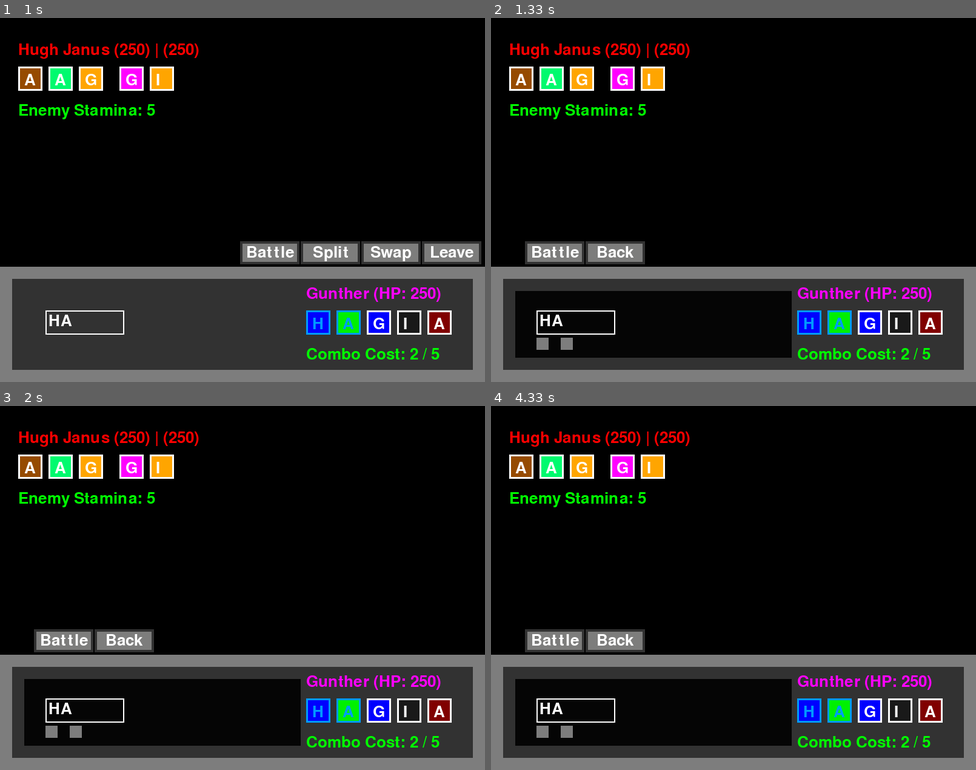
Above: before the commit, frames 1-4 (two rows, left to right).
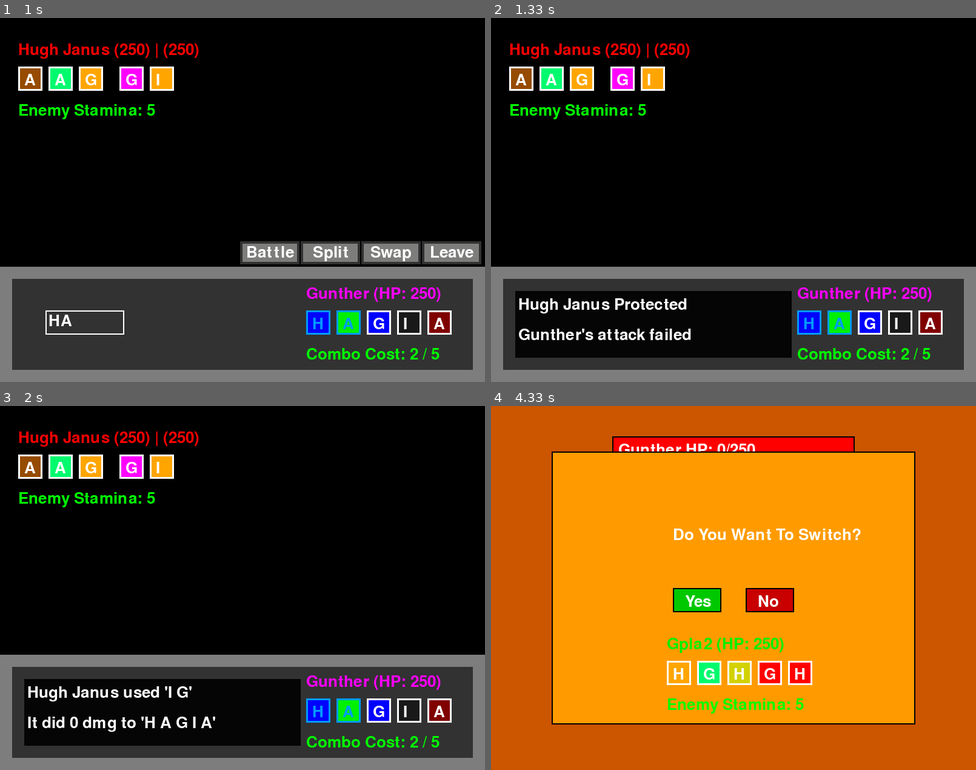
Above: after the commit, the same moments.

Repository: LWhite200/pygames
Game: pygame game, started from WordBound/WordBound.py
Same seed, same stepped clock (60 frames per second), same inputs: the game is played once before the commit and once after it.
Inputs (mouse positions are in pixels of both pictures, inside the frame that each line leads up to):
- Up to frame 1 (1 s): click "H" at 0.38 s; click "A" at 0.72 s
- Up to frame 2 (1.33 s): click "Battle" at 1.05 s
- Up to frame 3 (2 s): click "H" at 1.38 s; click (252, 464) at 1.72 s
- Up to frame 4 (4.33 s): click "H" at 2.05 s; click "G" at 2.38 s; click "Battle" at 2.72 s; click (859, 555) at 3.05 s; click (883, 580) at 3.38 s; click (835, 522) at 3.72 s; click (840, 500) at 4.05 s

Frame 1 is identical in both runs. In frame 2, 2.9% of the frame differs, in the area x 5-42%, y 61-92%; in frame 3, 2.9%; in frame 4, 98%, in the area x 0-100%, y 0-100%.

Commit message:
Add files via upload

Diff:
--- a/WordBound/WordBound.py
+++ b/WordBound/WordBound.py
@@ -195,34 +195,54 @@
     return chosen_letters
 
 
-
-
-
-
+# The power is the sum of all attacks
+# if the use of 'G', defense is doubled
+# stat changing moves are 1/3 effective if not out front
+
+# first attack = 1.5 stronger if opponent weakness
+# first stat = perminent
 # word = word Attacking
 def calculate_damage(attacking, receiving):
     global curDialog
 
-    aboveOrBelow = sum(letter.power for letter in attacking.lets)
+    aboveOrBelow = sum(letter.power for letter in attacking.lets) # for display
     base_damage = 0 # sum(letter.power for letter in word)
 
-    for letter in attacking.lets:
-        curType = letter.battleType
-        curDmg = letter.power
+    #---------------------------------------------------------------------------------
+    for i, letter in enumerate(attacking.lets):
+        letterType = letter.battleType
+        letterDmg = letter.power
         oppType = receiving.battleType
-
-        # Checks each type and adds or subracts accordingly
-        if curType in weaknesses[oppType]:
-            base_damage += curDmg + 10
-        elif curType in resistances[oppType]:
-            base_damage += (curDmg // 2)
-        else:
-            base_damage += curDmg
-
-    if base_damage > aboveOrBelow:
+        letterStat = letter.statChange.split(",")
+
+        # Calculate Damage
+        if letterDmg > 0:
+            if letterType in weaknesses[oppType]:
+                base_damage += letterDmg + 10
+            elif letterType in resistances[oppType]:
+                base_damage += (letterDmg // 2)
+            else:
+                base_damage += letterDmg
+
+        # Calculate Changes to enemy stats
+        # Determine stat change target
+        for target, role in [(receiving, "opp"), (attacking, "user")]:
+            if letterStat and len(letterStat) > 2 and letterStat[2] == role:
+                stat = letterStat[0]
+
+                if role == "user" and stat == "Defense":
+                    continue  # Skip if self-targeting and stat is Defense
+
+                stat = ("stat" if i == 0 else "temp") + stat
+                print(f"{target.name}'s {stat} decreased")
+
+                if hasattr(target, stat):  # Ensure target has the stat attribute
+                    setattr(target, stat, getattr(target, stat) - 10)
+
+    if base_damage > aboveOrBelow and base_damage > 0:
         curDialog.append("Super Effective!!!")
         curDialog.append(f"")
-    elif base_damage < aboveOrBelow:
+    elif base_damage < aboveOrBelow and base_damage > 0:
         curDialog.append("Not That Effective")
         curDialog.append(f"")
 
@@ -232,32 +252,28 @@
 
 
 
-def doCurTurn(person, target, isTargPlayer, SecondTarg):
+def curMove(person, target, isTargPlayer, SecondTarg):
     global player1, player2, enemy, enemy2, curDialog, playerTeam, enemyTeam
 
     targTeam = playerTeam if isTargPlayer else enemyTeam
 
-    # If the current side is either null or knocked out
     if person.curHP <= 0 or target.curHP <= 0:
         return
 
     dmg = calculate_damage(person, target)
 
-    # Determine which HP to update (left or right)
     peekHP = 0
-
-    target.take_damage(dmg)  # Apply damage to the left side
+    target.take_damage(dmg)
     peekHP = target.curHP
-
     targTeam[0].curHP -= dmg
     if targTeam[0].curHP < 0:
         targTeam[0].curHP = 0
 
-    # Update dialog based on the result
     curDialog.append(f"{person.name} used '{' '.join([letter.char for letter in person.lets])}'")
     curDialog.append(f"It did {dmg} dmg to '{' '.join([letter.char for letter in target.letters])}'")
 
 
+    # remove target if they died
     if peekHP < 1:
         if target:
             curDialog.append(f"{target.name}'s fainted!")
@@ -265,20 +281,15 @@
 
         if isTargPlayer:
             if SecondTarg:
-                print("is, second")
-                player2 = None  # Remove player2
+                player2 = None
             else:
-                print("is, first")
-                player1 = copy.deepcopy(player2)  # Move player2 to player1's position
+                player1 = copy.deepcopy(player2)
                 player2 = None
-
         else:
             if SecondTarg:
-                print("not, second")
-                enemy2 = None  # Remove enemy2
+                enemy2 = None
             else:
-                print("not, first")
-                enemy = copy.deepcopy(enemy2)  # Move enemy2 to enemy's position
+                enemy = copy.deepcopy(enemy2)
                 enemy2 = None
 
     # Reset things
@@ -286,6 +297,65 @@
     person.lets = []
 
 
+def statChangingLetters(letterName):
+    return letterName not in ('A', 'B', 'C', 'D')
+
+def checkBeforeTurnStatChanges(person):
+    for i, letter in enumerate(person.lets):
+        if statChangingLetters(letter.char):
+            letterStat = letter.statChange.split(",")
+            if letterStat[0] == "Defense" and letterStat[2] == "user":
+                if i == 0:
+                    person.statDefense += 10
+                    print(f"{person.name} Stat defense up 10")
+                else:
+                    person.tempDefense += 10
+                    print(f"{person.name} temp defense up 10")
+
+def curTurn():
+    global player1, player2, enemy, enemy2, SSC
+
+    # Randomize enemy attack
+    for enemy_unit in [enemy, enemy2]:
+        if enemy_unit:
+            enemy_unit.lets = enemy_choose_letters(enemy_unit)
+
+    # List of all possible combatants
+    deityList = [
+        (player1, SSC[1], False),
+        (player2, SSC[3], False),
+        (enemy, None, True),
+        (enemy2, None, True)
+    ]
+
+    listBySpeed = []
+
+    # Assign targets to deities, do stat buffs
+    for person, isTargetEnemy2, isTargetPlayer in deityList:
+        if not person or not person.lets:
+            continue  # Skip if no character or no selected attack
+
+        checkBeforeTurnStatChanges(person) # check to see if cur-turn stat increases
+
+        if isTargetPlayer:
+            target = player1 if not player2 else random.choice([player1, player2])
+            sideSecond = target == player2
+        else:
+            target = enemy2 if isTargetEnemy2 else enemy
+            sideSecond = target == enemy2
+
+        listBySpeed.append((person, target, isTargetPlayer, sideSecond))
+
+    # Process each move
+    for person, target, isTargPlayer, secondTarg in listBySpeed:
+        if not target.lets or target.lets[0].char != 'G':  # Target is not protecting
+            curMove(person, target, isTargPlayer, secondTarg)
+        else:
+            curDialog.append(f"{target.name} Protected")
+            curDialog.append(f"{person.name}'s attack failed")
+
+    # Reset SSC values
+    SSC = [None] * 4
 
 
 
@@ -442,7 +512,7 @@
         enemy2.lets = enemy_choose_letters(enemy2)
         listBySpeed.append((enemy2, player1, True, True))
     for person, target, isTargPlayer, SecondTarg in listBySpeed:
-        doCurTurn(person, target, isTargPlayer, SecondTarg)
+        curMove(person, target, isTargPlayer, SecondTarg)
 
 
 
@@ -571,58 +641,15 @@
 
 
 def needAim(player):
-    return all(letter.char != 'G' for letter in player.lets)
+    return all(letter.char not in ('G', 'H') for letter in player.lets)
+
 
 def targetNotSelf(player):
     """Returns True if any letter in the player's lets is between 'A' and 'F'."""
     return any('A' <= letter.char <= 'F' for letter in player.lets)
 
 
-def turnMoves():
-    global player1, player2, enemy, enemy2, playerTeam, enemyTeam, SSC
-
-    # Randomize enemy attack
-    enemy.lets = enemy_choose_letters(enemy)
-    if enemy2:
-        enemy2.lets = enemy_choose_letters(enemy2)
-
-    # False = left, True = Right (rare one)
-    playTarg1 = enemy2 if SSC[1] else enemy
-    playTarg2 = enemy2 if SSC[3] else enemy
-    p1t2 = True if playTarg1 == enemy2 else False
-    p2t2 = True if playTarg2 == enemy2 else False
-
-    enemTarg1 = player1 if not player2 else random.choice([player1, player2])
-    enemTarg2 = player1 if not player2 else random.choice([player1, player2])
-    e1t2 = True if enemTarg1 == player2 else False
-    e2t2 = True if enemTarg2 == player2 else False
-
-    listBySpeed = []
-
-    if player1 and player1.lets and targetNotSelf(player1):
-        listBySpeed.append((player1, playTarg1, False, p1t2))
-    if player2 and player2.lets and targetNotSelf(player2):
-        listBySpeed.append((player2, playTarg2, False, p2t2))
-
-    if enemy and enemy.lets and targetNotSelf(enemy):
-        listBySpeed.append((enemy, enemTarg1, True, e1t2))
-    if enemy2 and enemy2.lets and targetNotSelf(enemy2):
-        listBySpeed.append((enemy2, enemTarg2, True, e2t2))
-
-    if not listBySpeed:
-        curDialog.append("Everyone Didn't Damage")
-        curDialog.append("No Damage Done")
-
-    # Process each move
-    for person, target, isTargPlayer, SecondTarg in listBySpeed:
-
-        # meaning the opponite is not protecting
-        if needAim(target):
-            doCurTurn(person, target, isTargPlayer, SecondTarg)
-        else:
-            curDialog.append(f"{target.name} Protected")
-            curDialog.append(f"{person.name}'s attack failed")
-    SSC = [None, None, None, None]
+
 
 
 
@@ -844,7 +871,7 @@
         # Combate move decided ---END TURN---
         if not playerTurn and not sideSelect and not curDialog and not showSwitchMenu:
 
-            turnMoves()
+            curTurn()
 
 
 
--- a/WordBound/objs/deity.py
+++ b/WordBound/objs/deity.py
@@ -34,47 +34,47 @@
         self.color1 = color_mapping(self.battleType)
         self.tier = random.randint(0, 2)
 
-        self.power = 5550 if self.char in ["A", "B"] else 5
+        self.power = 5550 if self.char in ["A", "B"] else 0
         self.statChange = "" if self.char in ["A", "B"] else self.getStatChange(self.char)
 
-        self.accuracy = 100
+        self.Accuracy = 100
 
     def getStatChange(self, letter):
 
         #stat change
         if letter == "C":
-            return "accuracy, increase, user"
+            return "Accuracy,increase,user"
 
         elif letter == "D":
-            return "accuracy, decrease, opp"
+            return "Accuracy,decrease,opp"
 
         # status
         elif letter == "E":
-            return "accuracy, increase, user"
+            return "Accuracy,increase,user"
 
         # Heal
         elif letter == "F":
-            return "accuracy, decrease, opp"
+            return "Accuracy,decrease,opp"
 
         # Protect if first, else defense buff current turn
         elif letter == "G":
-            return "accuracy, decrease, opp"
+            return "Accuracy,decrease,opp"
 
         # Current Move Accuracy increase, no miss?
         elif letter == "H":
-            return "accuracy, decrease, opp"
+            return "Defense,decrease,user"
 
         # Changes weather if out front, else temporary current turn weather change
         elif letter == "I":
-            return "accuracy, decrease, opp"
+            return "Accuracy,decrease,opp"
 
         # User cannot switch out [j, idk abouit k and L]
         else:
-            return "accuracy, decrease, opp"
+            return ""
 
     def getRandomStat(self, isStatus):
         if not isStatus:
-            return random.choice(["speed", "physical", "special", "accuracy"])
+            return random.choice(["speed", "physical", "special", "Accuracy"])
 
     def ranColor(self):
         colors = ["red", "blue", "green", "brown", "lime", "yellow", "black", "white", "grey", "cyan", "magenta", "orange", "purple", "maroon"]
@@ -94,12 +94,31 @@
         self.lets = []         # current move the player is choosing to do
 
         self.physical = 100
+        self.defense = 100
         self.special = 100
-        self.accuracy = 100
+        self.Accuracy = 100
+
+        # may remain entire game
+        self.statPhysical = 0
+        self.statDefense = 0
+        self.statSpecial = 0
+        self.statAccuracy = 0
+
+        # for the specific turn
+        self.tempPhysical = 0
+        self.tempDefense = 0
+        self.tempSpecial = 0
+        self.tempAccuracy = 0
 
         self.comboStamina = 5
         self.battleType = self.randType()
         self.battleColor = color_mapping(self.battleType)
+
+    def removeTemporary(self):
+        self.tempPhysical = 0
+        self.tempDefense = 0
+        self.tempSpecial = 0
+        self.tempAccuracy = 0
 
     def take_damage(self, damage):
         self.curHP -= damage
